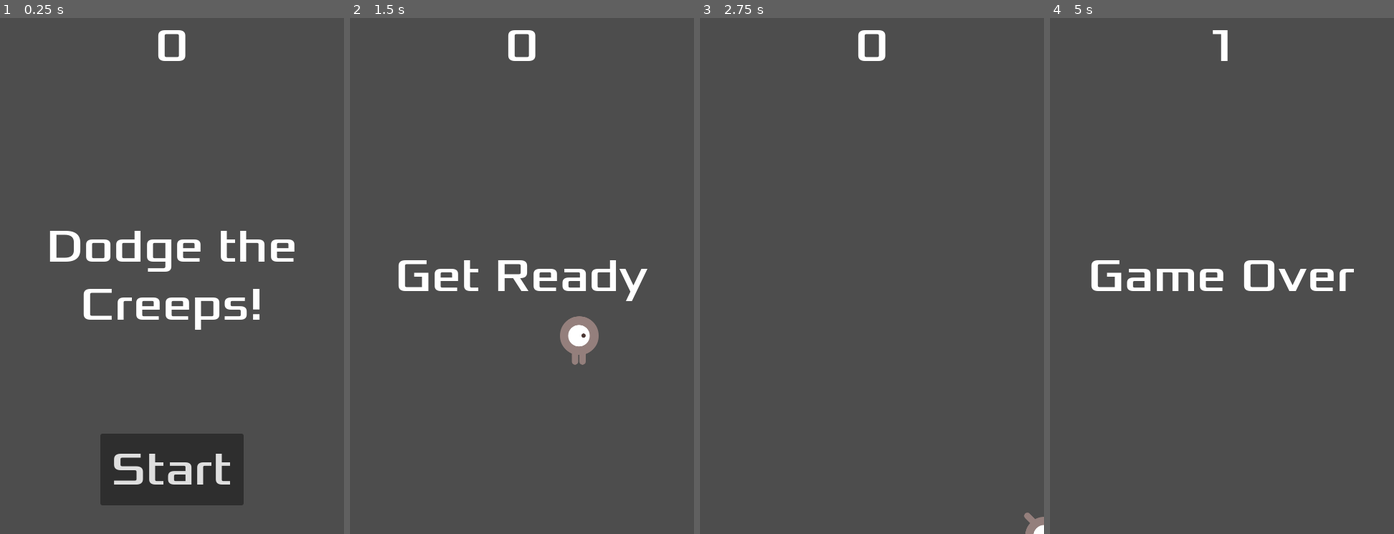
Above: before the commit, frames 1-4 (left to right).
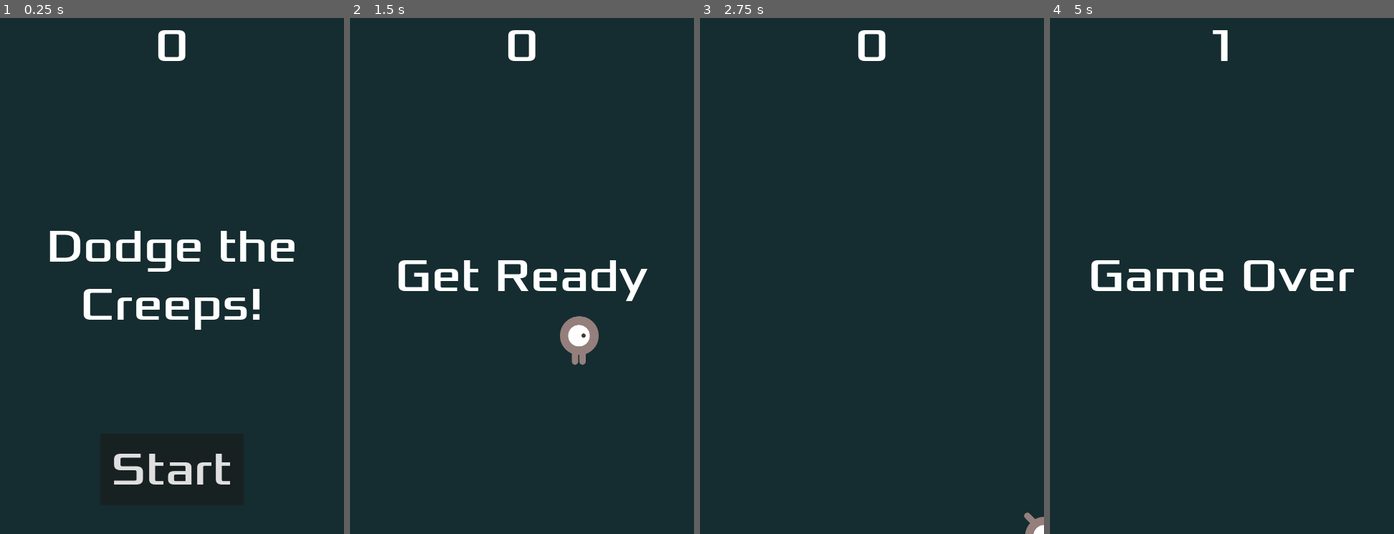
Above: after the commit, the same moments.

Repository: iceEiji/learning-godot
Game: Godot game, scene res://main.tscn
The game is run twice, just before and just after one commit, with the same random seed, the same clock (stepped at 60 frames per second) and the same inputs.
Inputs:
- Up to frame 1 (0.25 s): no input
- Up to frame 2 (1.5 s): click "Start" at 0.5 s; tap Enter at 1.25 s; hold Right (move_right) from 1.28 s (still down)
- Up to frame 3 (2.75 s): release Right (move_right) at 2.03 s; hold Down (move_down) from 2.03 s (still down)
- Up to frame 4 (5 s): release Down (move_down) at 2.78 s; hold Right (move_right) 2.78-3.53 s; hold Up (move_up) 3.53-4.28 s; hold Left (move_left) from 4.28 s (still down)

The runs differ from the first frame. In frame 1, 91% of the frame differs, in the area x 0-100%, y 0-100%; in frame 2, 97%; in frame 3, 100%; in frame 4, 98%.

Commit message:
Change background color

Diff:
--- a/main.tscn
+++ b/main.tscn
@@ -14,6 +14,14 @@
 [node name="Main" type="Node" unique_id=2118453271]
 script = ExtResource("1_0xm2m")
 mob_scene = ExtResource("2_h2yge")
+
+[node name="ColorRect" type="ColorRect" parent="." unique_id=481694497]
+anchors_preset = 15
+anchor_right = 1.0
+anchor_bottom = 1.0
+grow_horizontal = 2
+grow_vertical = 2
+color = Color(0.0824445, 0.17566445, 0.18851632, 1)
 
 [node name="Player" parent="." unique_id=306948783 instance=ExtResource("1_ig7tw")]
 
